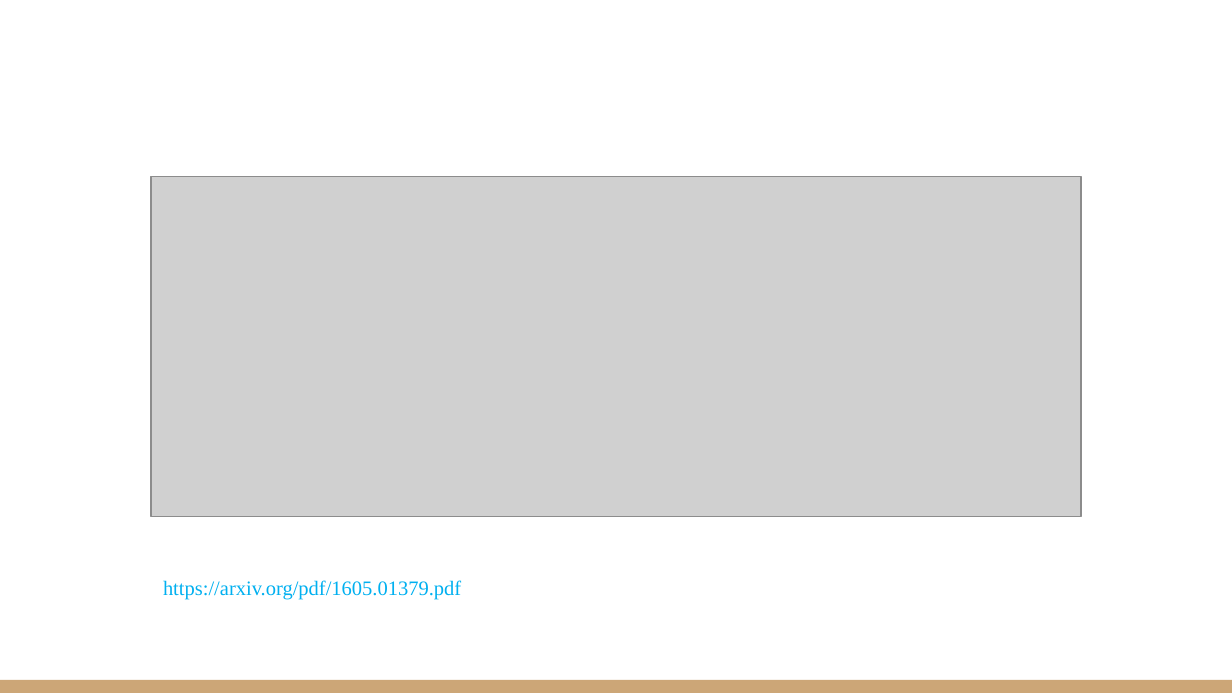
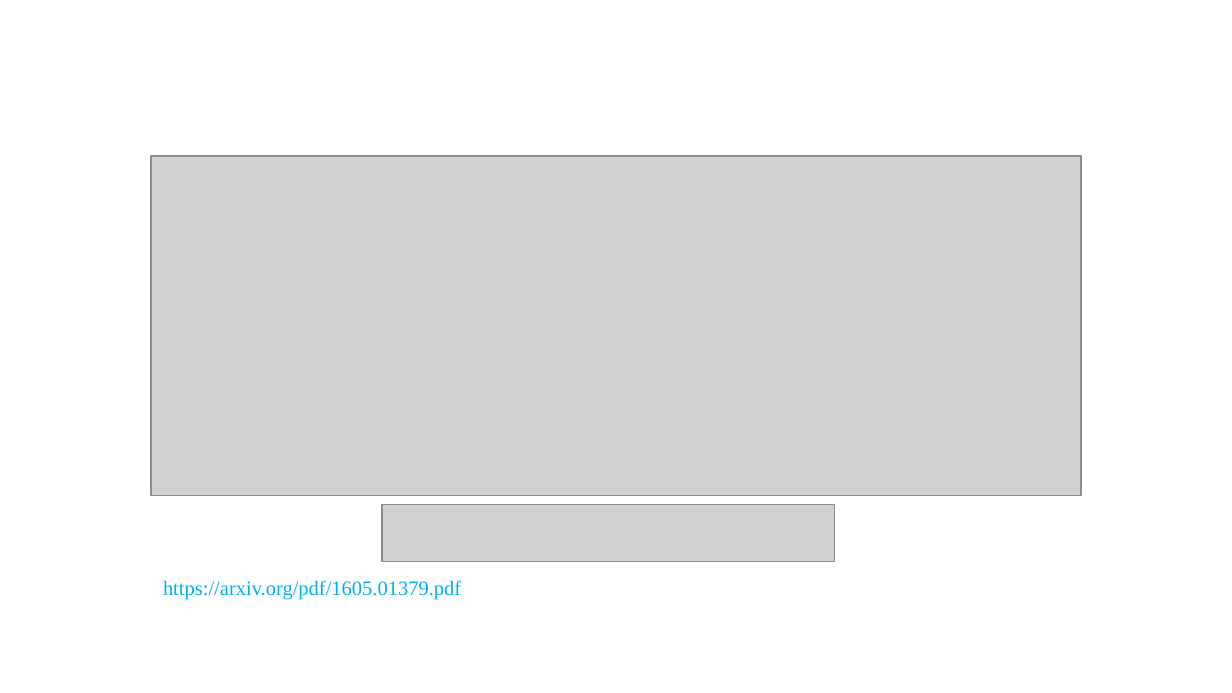
Before and after one commit to VarunBohara/Mini-Project-Documents, a slide deck: slide 18 of Literature Survey 2.pptx. Drawn at 1232x693 pixels with LibreOffice and Linux fonts; fonts in the diff are those of the drawing; grey boxes stand for pictures. Boxes give left, top, right and bottom in pixels: in the first picture for what was removed or moved away, otherwise in the second. Text is boxed around its words. In the diff, an @@ line names an element or a change of style, - is before the commit and + after.

```diff
--- a/Literature Survey 2.pptx
+++ b/Literature Survey 2.pptx
@@ picture: place and size @@
-picture at box(152, 176, 1082, 516)
+picture at box(152, 156, 1082, 496)
@@ picture added at box(382, 505, 834, 562) @@
@@ rectangle removed at box(0, 680, 1232, 693) @@
```
Also in this commit, not shown: 1 slide added.
